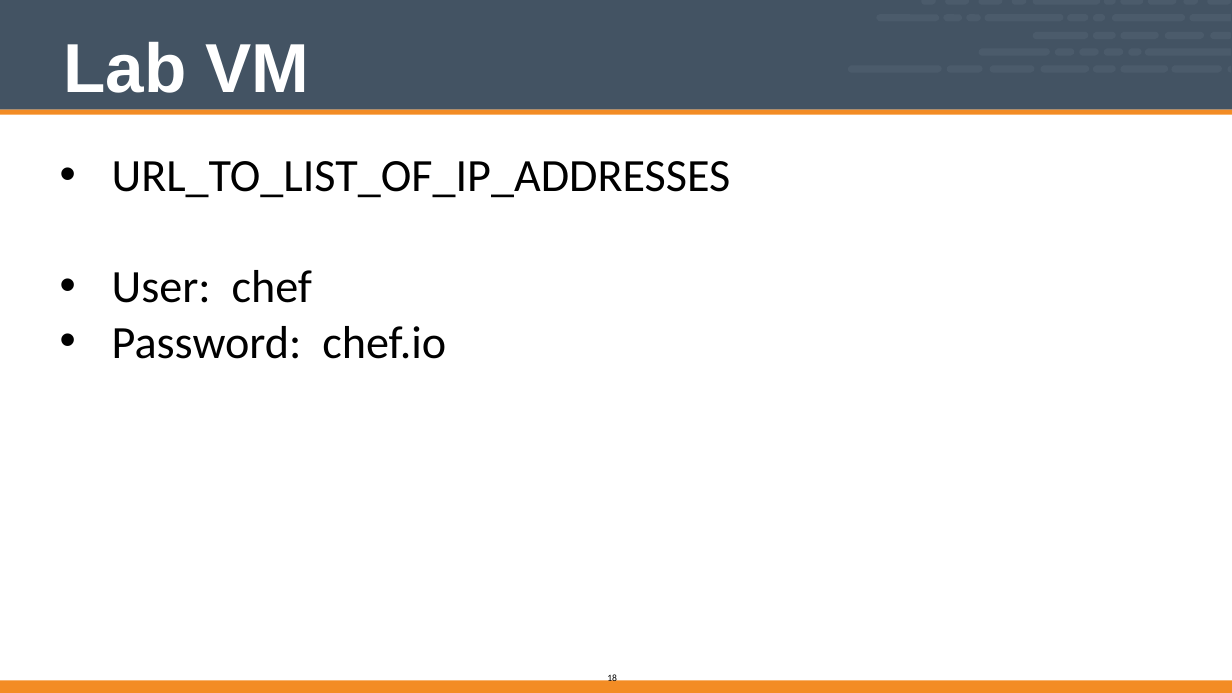
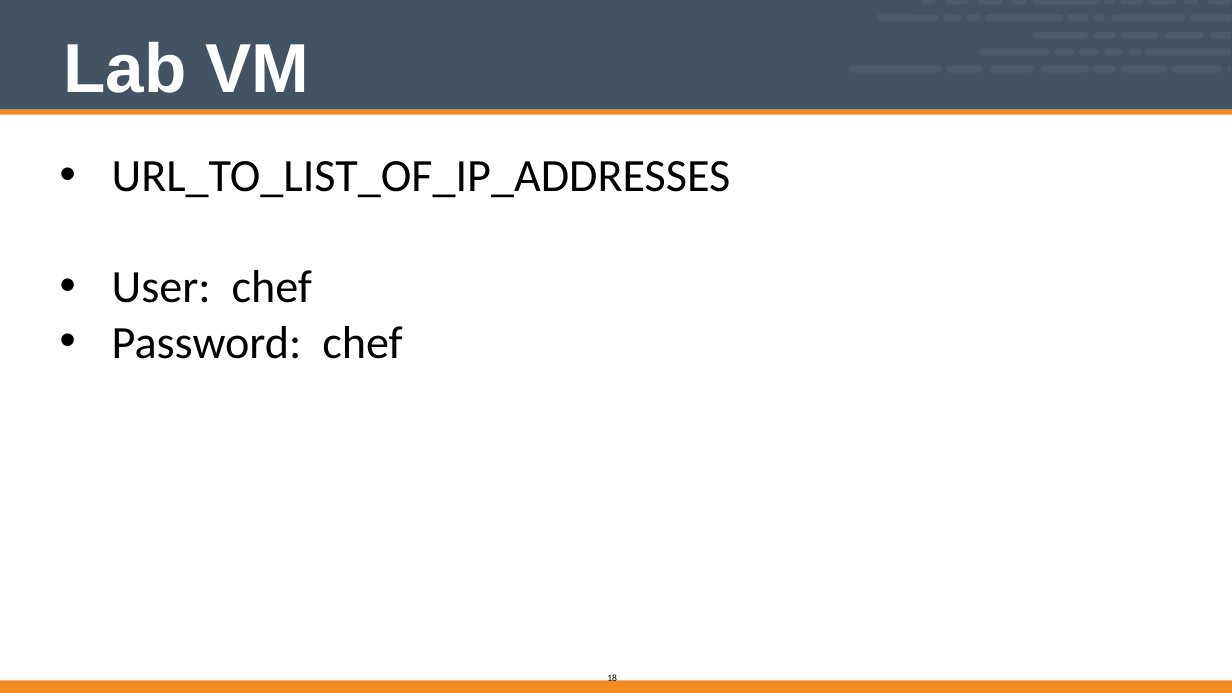
Before and after one commit to nathenharvey/chef-intermediate, a slide deck: slide 18 of Modules/01-Chef_Intermediate.pptx. Drawn at 1232x693 pixels with LibreOffice and Linux fonts; fonts in the diff are those of the drawing. Boxes give left, top, right and bottom in pixels: in the first picture for what was removed or moved away, otherwise in the second. Text is boxed around its words. In the diff, an @@ line names an element or a change of style, - is before the commit and + after.

Commit message:
Update the user's ssh password
for #49

```diff
--- a/Modules/01-Chef_Intermediate.pptx
+++ b/Modules/01-Chef_Intermediate.pptx
@@ text at (x1=112, y1=326, x2=402, y2=359): text changed @@
-• Password: chef.io
+• Password: chef
```
